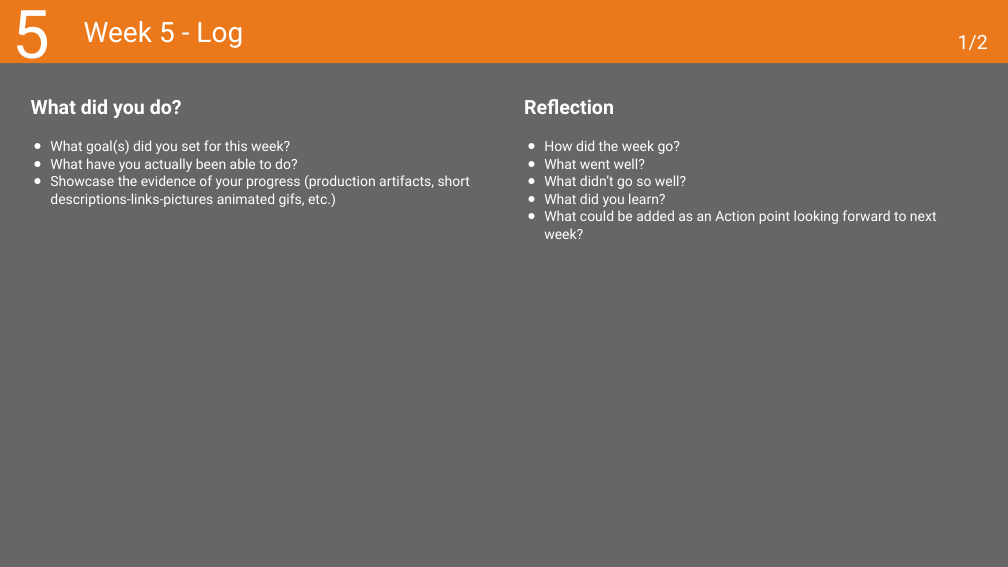
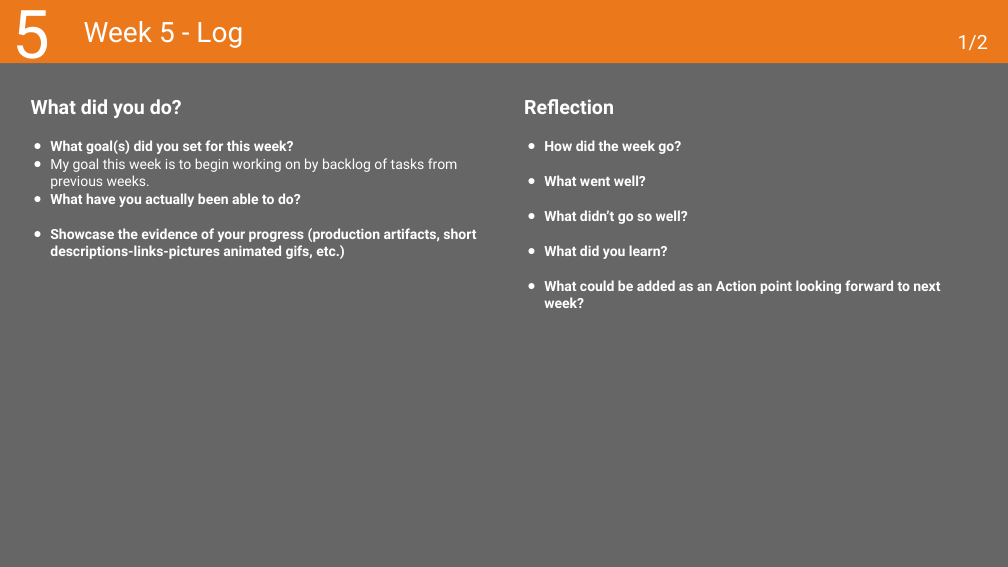
Before and after one commit to MaksBurchard240894/HFG7, a slide deck: slide 17 of Deliverables/Learning Log - Y1B-2024-25_ADSAI.pptx. Drawn at 1008x567 pixels with LibreOffice and Linux fonts; fonts in the diff are those of the drawing. Boxes give left, top, right and bottom in pixels: in the first picture for what was removed or moved away, otherwise in the second. Text is boxed around its words. In the diff, an @@ line names an element or a change of style, - is before the commit and + after.

```diff
--- a/Deliverables/Learning Log - Y1B-2024-25_ADSAI.pptx
+++ b/Deliverables/Learning Log - Y1B-2024-25_ADSAI.pptx
@@ text at bbox=[50, 140, 476, 259]: bold on in "What goal(s) did you set for this ...", "What have you actually been able to ...", "Showcase the evidence of your progress (production ..." @@
@@ text "How did the week go?" at bbox=[544, 140, 940, 308]: bold on @@
@@ text at bbox=[50, 158, 458, 189]: paragraph added @@
+● My goal this week is to begin working on by backlog of tasks from previous weeks.
```
Also in this commit, not shown: 2 other files.
